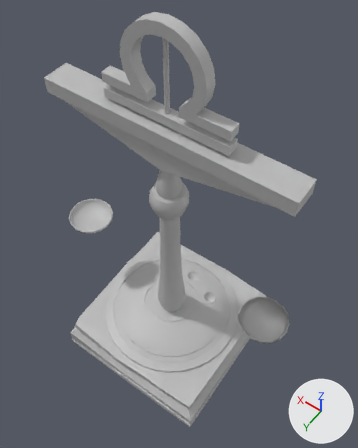
A saved change to the FBX model ConstellationsGame/Assets/Models/SM_Scales.fbx.
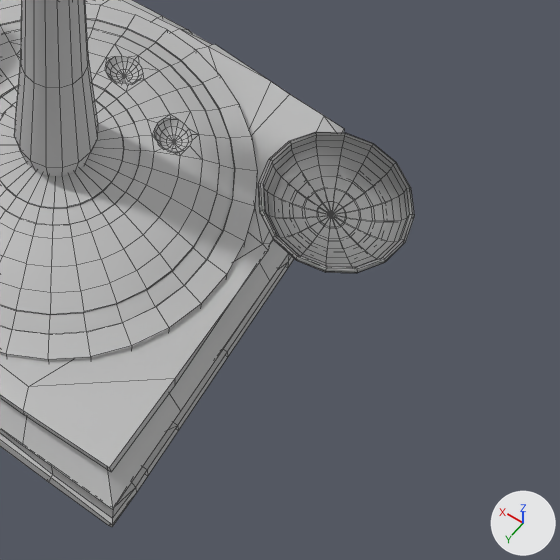
Old and new are each drawn whole from a 50 mm camera at (-2.58, 3.39, 8.53) aimed at (-0.09, -0.09, 3.07) and again close up on the part from 43% to 94% of the width and 57% to 98% of the height. Lighting does not change. The marker at lower right points along +X, +Y and +Z. The close-ups show mesh edges as thin lines. Where no turn or scale is listed for an object, it has been applied to the vertices.

Script lines for the objects in view, before the commit:
```python
me_mesh = bpy.data.meshes.new('Mesh')
me_mesh.from_pydata(...)  # 588 vertices, 626 faces; spans x -1.16..1.16, y -1.16..1.16, z 0.61..0.93
me_mesh.materials.append(mat_lambert1)  # grey #bcbcbc
me_mesh_002 = bpy.data.meshes.new('Mesh.002')
me_mesh_002.from_pydata(...)  # 548 vertices, 576 faces; spans x -2.01..2.01, y -0.37..0.37, z 1.95..2.12
me_mesh_002.materials.append(mat_lambert1)  # grey #bcbcbc
me_mesh_005 = bpy.data.meshes.new('Mesh.005')
me_mesh_005.from_pydata(...)  # 258 vertices, 283 faces; spans x -1.32..1.32, y -1.33..1.32, z 0.0..0.66
me_mesh_005.materials.append(mat_lambert1)  # grey #bcbcbc
ob_sm_plateleft = bpy.data.objects.new('SM_PlateLeft', me_mesh_002)
ob_sm_plateleft.location = (0.0, 0.0, 0.0)
ob_sm_scalebase = bpy.data.objects.new('SM_ScaleBase', me_mesh_005)
ob_sm_scalebase.location = (0.0, 0.0, 0.0)
ob_sm_weightholder = bpy.data.objects.new('SM_WeightHolder', me_mesh)
ob_sm_weightholder.location = (0.0, 0.0, 0.0)
# also in view: 'SM_ScaleBody' at (0.0, 0.0, 3.43)
```
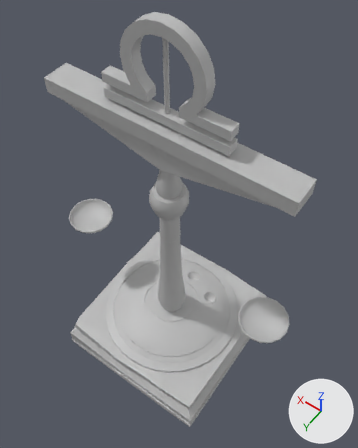
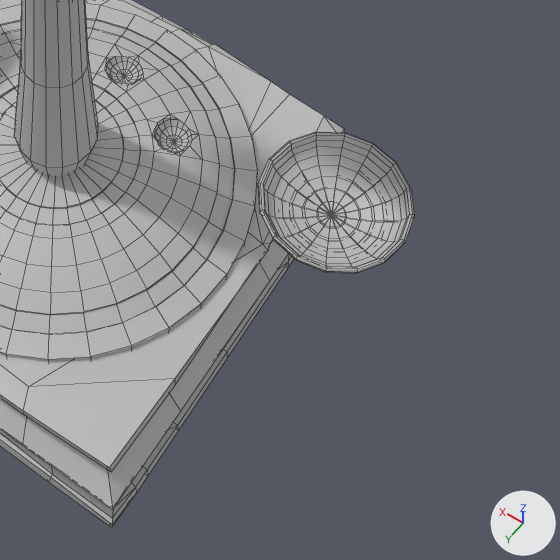
What differs and where, as boxes [x1, y1, x2, y2] in the close-ups (560 x 560 px):
'SM_PlateLeft', reshaped (not visible afterwards)
    before: [258, 132, 415, 273]
'SM_PlateRight', unchanged, uncovered by the edit
    after: [258, 132, 415, 273]

Patch to the scene script:
```diff
--- a/ConstellationsGame/Assets/Models/SM_Scales.fbx.py
+++ b/ConstellationsGame/Assets/Models/SM_Scales.fbx.py
@@ me_mesh_002 @@
 me_mesh_002.from_pydata(...)  # 548 vertices, 576 faces; spans x -2.01..2.01, y -0.37..0.37, z 1.95..2.12
 # used by ob_sm_plateleft; location = (0.0, 0.0, 0.0)
+# me_mesh_002 part 1: the loose piece of 274 vertices spanning x -2.01..-1.27, y -0.37..0.37, z 1.95..2.12 is deleted
 me_mesh_002.materials.append(mat_lambert1)
```
